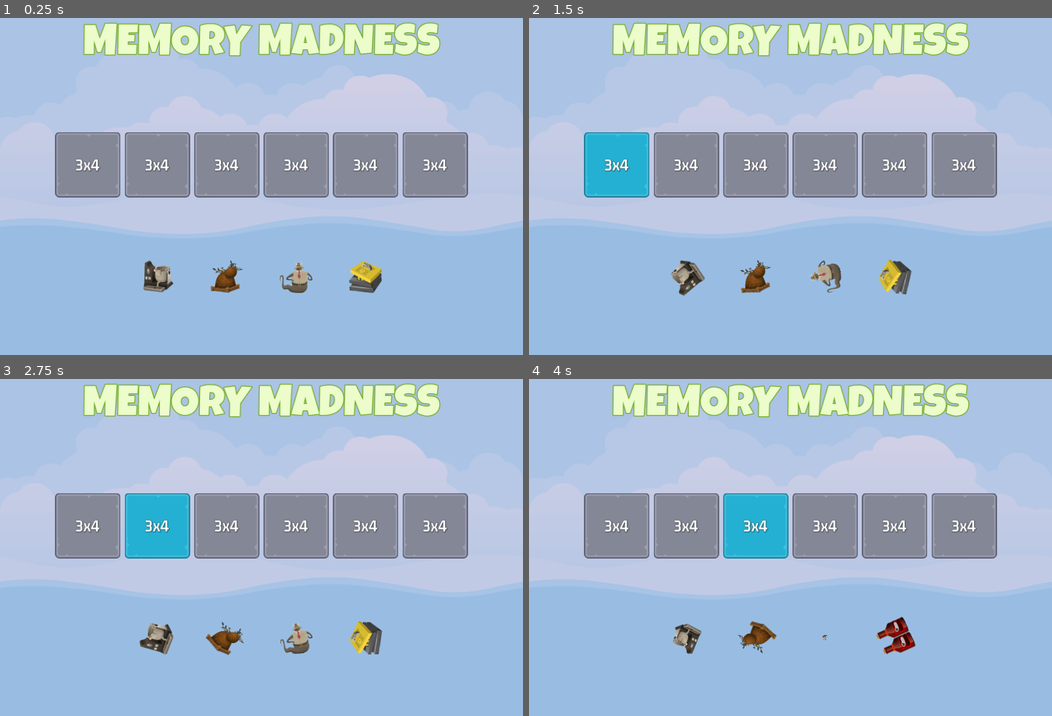
Above: before the commit, frames 1-4 (two rows, left to right).
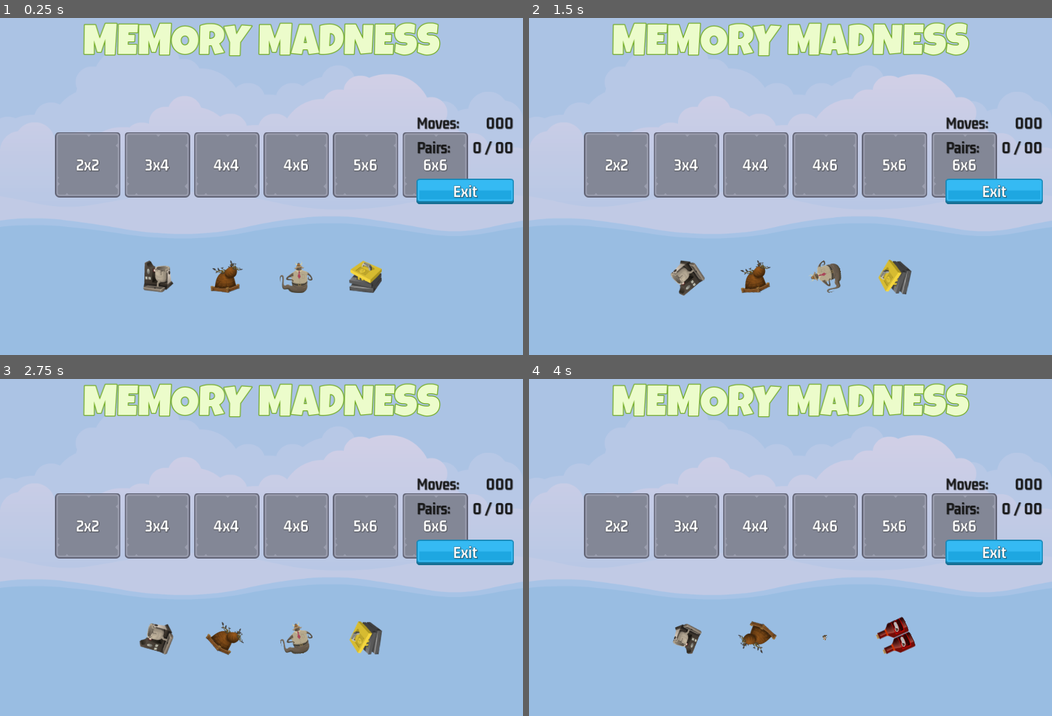
Above: after the commit, the same moments.

Repository: kphillpotts/GodotPlayground
Game: Godot game, scene res://master_scene/master_scene.tscn
Same seed, same stepped clock (60 frames per second), same inputs: the game is played once before the commit and once after it.
Inputs (mouse positions are in pixels of both pictures, inside the frame that each line leads up to):
- Up to frame 1 (0.25 s): no input
- Up to frame 2 (1.5 s): click "3x4" at 0.5 s; click "3x4" (after the commit: "2x2") at 1.25 s
- Up to frame 3 (2.75 s): click "3x4" at 2 s
- Up to frame 4 (4 s): click "3x4" at 2.75 s; click (753, 527) at 3.5 s, where only the run after the commit has a clickable "4x4"

The runs differ from the first frame. In frame 1, 2.5% of the frame differs, in the area x 14-99%, y 29-56%; in frame 2, 4.8%; in frame 3, 4.8%; in frame 4, 4.8%.

Commit message:
GameScreen

Diff:
--- /dev/null
+++ b/MemoryMadness/assets/GM_32_Dark.tres
@@ -0,0 +1,11 @@
+[gd_resource type="LabelSettings" load_steps=2 format=3 uid="uid://cex2a7ivhcf7v"]
+
+[ext_resource type="FontFile" uid="uid://b6851tbttsaeq" path="res://assets/fonts/gemunu-libre-v8-latin-700.ttf" id="1_mpk1u"]
+
+[resource]
+font = ExtResource("1_mpk1u")
+font_size = 32
+font_color = Color(0.0901961, 0.0901961, 0.0901961, 1)
+outline_size = 1
+outline_color = Color(0, 0, 0, 0.396078)
+shadow_color = Color(0, 0, 0, 0.294118)
--- /dev/null
+++ b/MemoryMadness/assets/GM_32_White.tres
@@ -0,0 +1,11 @@
+[gd_resource type="LabelSettings" load_steps=2 format=3 uid="uid://b6c0il6wlbp6v"]
+
+[ext_resource type="FontFile" uid="uid://b6851tbttsaeq" path="res://assets/fonts/gemunu-libre-v8-latin-700.ttf" id="1_xelqs"]
+
+[resource]
+font = ExtResource("1_xelqs")
+font_size = 32
+outline_size = 3
+outline_color = Color(0, 0, 0, 0.396078)
+shadow_size = 2
+shadow_color = Color(0, 0, 0, 0.294118)
--- /dev/null
+++ b/MemoryMadness/game_screen/game_screen.tscn
@@ -0,0 +1,100 @@
+[gd_scene load_steps=6 format=3 uid="uid://dydewnaunfwcy"]
+
+[ext_resource type="LabelSettings" uid="uid://cex2a7ivhcf7v" path="res://assets/GM_32_Dark.tres" id="1_e5kv7"]
+[ext_resource type="Texture2D" uid="uid://cxht45nlunmyf" path="res://assets/ui/blue_button00.png" id="2_7a6rx"]
+[ext_resource type="Texture2D" uid="uid://8dw4cvxq057f" path="res://assets/ui/yellow_button00.png" id="3_yh6ag"]
+[ext_resource type="Texture2D" uid="uid://qgn6i6libyt5" path="res://assets/ui/green_button00.png" id="4_hn6wj"]
+[ext_resource type="LabelSettings" path="res://assets/GM_32_White.tres" id="5_if7gj"]
+
+[node name="GameScreen" type="Control"]
+layout_mode = 3
+anchors_preset = 15
+anchor_right = 1.0
+anchor_bottom = 1.0
+grow_horizontal = 2
+grow_vertical = 2
+
+[node name="HB" type="HBoxContainer" parent="."]
+layout_mode = 1
+anchors_preset = 15
+anchor_right = 1.0
+anchor_bottom = 1.0
+grow_horizontal = 2
+grow_vertical = 2
+
+[node name="MC1" type="MarginContainer" parent="HB"]
+layout_mode = 2
+size_flags_horizontal = 3
+
+[node name="TileContainer" type="GridContainer" parent="HB/MC1"]
+layout_mode = 2
+size_flags_horizontal = 4
+size_flags_vertical = 4
+
+[node name="MC2" type="MarginContainer" parent="HB"]
+custom_minimum_size = Vector2(200, 2.08165e-12)
+layout_mode = 2
+theme_override_constants/margin_right = 18
+
+[node name="VBoxContainer" type="VBoxContainer" parent="HB/MC2"]
+layout_mode = 2
+size_flags_vertical = 4
+theme_override_constants/separation = 12
+
+[node name="HB" type="HBoxContainer" parent="HB/MC2/VBoxContainer"]
+layout_mode = 2
+
+[node name="Label" type="Label" parent="HB/MC2/VBoxContainer/HB"]
+layout_mode = 2
+size_flags_horizontal = 3
+text = "Moves:"
+label_settings = ExtResource("1_e5kv7")
+vertical_alignment = 1
+
+[node name="MovesLabel" type="Label" parent="HB/MC2/VBoxContainer/HB"]
+layout_mode = 2
+text = "000"
+label_settings = ExtResource("1_e5kv7")
+horizontal_alignment = 2
+vertical_alignment = 1
+
+[node name="HB2" type="HBoxContainer" parent="HB/MC2/VBoxContainer"]
+layout_mode = 2
+
+[node name="Label" type="Label" parent="HB/MC2/VBoxContainer/HB2"]
+layout_mode = 2
+size_flags_horizontal = 3
+text = "Pairs:"
+label_settings = ExtResource("1_e5kv7")
+vertical_alignment = 1
+
+[node name="PairsLabel" type="Label" parent="HB/MC2/VBoxContainer/HB2"]
+layout_mode = 2
+text = "0 / 00"
+label_settings = ExtResource("1_e5kv7")
+horizontal_alignment = 2
+vertical_alignment = 1
+
+[node name="Control" type="Control" parent="HB/MC2/VBoxContainer"]
+custom_minimum_size = Vector2(2.08165e-12, 20)
+layout_mode = 2
+
+[node name="ExitButton" type="TextureButton" parent="HB/MC2/VBoxContainer"]
+layout_mode = 2
+size_flags_horizontal = 4
+texture_normal = ExtResource("2_7a6rx")
+texture_pressed = ExtResource("3_yh6ag")
+texture_hover = ExtResource("4_hn6wj")
+
+[node name="Label" type="Label" parent="HB/MC2/VBoxContainer/ExitButton"]
+layout_mode = 1
+anchors_preset = 15
+anchor_right = 1.0
+anchor_bottom = 1.0
+grow_horizontal = 2
+grow_vertical = 2
+text = "Exit
+"
+label_settings = ExtResource("5_if7gj")
+horizontal_alignment = 1
+vertical_alignment = 1
--- a/MemoryMadness/level_button/level_button.gd
+++ b/MemoryMadness/level_button/level_button.gd
@@ -6,9 +6,13 @@
 var _level_number: int = 0
 # Called when the node enters the scene tree for the first time.
 func _ready():
-	label.text = "3x4"
+	pass
+
+func set_level_number(level_num: int) -> void:
+	_level_number = level_num
+	var l_data = GameManager.LEVELS[_level_number]
+	label.text = "%sx%s" % [l_data.rows, l_data.cols]
 
 
-# Called every frame. 'delta' is the elapsed time since the previous frame.
-func _process(delta):
-	pass
+func _on_pressed():
+	SoundManager.play_button_click(sound)
--- a/MemoryMadness/level_button/level_button.tscn
+++ b/MemoryMadness/level_button/level_button.tscn
@@ -38,3 +38,5 @@
 vertical_alignment = 1
 
 [node name="Sound" type="AudioStreamPlayer" parent="."]
+
+[connection signal="pressed" from="." to="." method="_on_pressed"]
--- /dev/null
+++ b/MemoryMadness/main_screen/main_screen.gd
@@ -0,0 +1,17 @@
+extends Control
+
+@export var level_button_scene: PackedScene
+@onready var hb_levels = $VB/HBLevels
+
+# Called when the node enters the scene tree for the first time.
+func _ready():
+	setup_grid()
+
+func create_level_button(ln: int) -> void:
+	var new_lb = level_button_scene.instantiate()
+	hb_levels.add_child(new_lb)
+	new_lb.set_level_number(ln)
+
+func setup_grid() -> void:
+	for level in GameManager.LEVELS:
+		create_level_button(level)
--- a/MemoryMadness/main_screen/main_screen.tscn
+++ b/MemoryMadness/main_screen/main_screen.tscn
@@ -1,6 +1,7 @@
-[gd_scene load_steps=5 format=3 uid="uid://b706daogkndox"]
+[gd_scene load_steps=6 format=3 uid="uid://b706daogkndox"]
 
 [ext_resource type="FontFile" uid="uid://7tldber6cqwh" path="res://assets/fonts/LuckiestGuy-Regular.ttf" id="1_s80y0"]
+[ext_resource type="Script" path="res://main_screen/main_screen.gd" id="1_vg1uh"]
 [ext_resource type="PackedScene" uid="uid://dvdrja2oj40f7" path="res://front_sprite/front_sprite.tscn" id="2_c5ali"]
 [ext_resource type="PackedScene" uid="uid://d3k63v66mfx0e" path="res://level_button/level_button.tscn" id="2_rasqu"]
 
@@ -18,6 +19,8 @@
 anchor_bottom = 1.0
 grow_horizontal = 2
 grow_vertical = 2
+script = ExtResource("1_vg1uh")
+level_button_scene = ExtResource("2_rasqu")
 
 [node name="ColorRect" type="ColorRect" parent="."]
 layout_mode = 1
@@ -56,24 +59,6 @@
 size_flags_horizontal = 4
 theme_override_constants/separation = 8
 
-[node name="LevelButton" parent="VB/HBLevels" instance=ExtResource("2_rasqu")]
-layout_mode = 2
-
-[node name="LevelButton2" parent="VB/HBLevels" instance=ExtResource("2_rasqu")]
-layout_mode = 2
-
-[node name="LevelButton3" parent="VB/HBLevels" instance=ExtResource("2_rasqu")]
-layout_mode = 2
-
-[node name="LevelButton4" parent="VB/HBLevels" instance=ExtResource("2_rasqu")]
-layout_mode = 2
-
-[node name="LevelButton5" parent="VB/HBLevels" instance=ExtResource("2_rasqu")]
-layout_mode = 2
-
-[node name="LevelButton6" parent="VB/HBLevels" instance=ExtResource("2_rasqu")]
-layout_mode = 2
-
 [node name="Spacer2" type="Control" parent="VB"]
 layout_mode = 2
 size_flags_vertical = 3
--- a/MemoryMadness/master_scene/master_scene.tscn
+++ b/MemoryMadness/master_scene/master_scene.tscn
@@ -1,7 +1,8 @@
-[gd_scene load_steps=3 format=3 uid="uid://bvevtoxcq8gyx"]
+[gd_scene load_steps=4 format=3 uid="uid://bvevtoxcq8gyx"]
 
 [ext_resource type="Texture2D" uid="uid://c5wgwfsicfyl3" path="res://assets/images/backgroundEmpty.png" id="1_kdqgw"]
 [ext_resource type="PackedScene" uid="uid://b706daogkndox" path="res://main_screen/main_screen.tscn" id="2_y6psj"]
+[ext_resource type="PackedScene" uid="uid://dydewnaunfwcy" path="res://game_screen/game_screen.tscn" id="3_aq4l6"]
 
 [node name="MasterScene" type="CanvasLayer"]
 
@@ -14,3 +15,5 @@
 texture = ExtResource("1_kdqgw")
 
 [node name="MainScreen" parent="." instance=ExtResource("2_y6psj")]
+
+[node name="GameScreen" parent="." instance=ExtResource("3_aq4l6")]
--- a/MemoryMadness/project.godot
+++ b/MemoryMadness/project.godot
@@ -17,7 +17,9 @@
 
 [autoload]
 
+GameManager="*res://signletons/game_manager.gd"
 ImageManager="*res://signletons/image_manager.gd"
+SoundManager="*res://signletons/sound_manager.gd"
 
 [display]
 
--- /dev/null
+++ b/MemoryMadness/signletons/game_manager.gd
@@ -0,0 +1,10 @@
+extends Node
+
+const LEVELS: Dictionary = {
+	1: { "rows": 2, "cols": 2 },
+	2: { "rows": 3, "cols": 4 },
+	3: { "rows": 4, "cols": 4 },
+	4: { "rows": 4, "cols": 6 },
+	5: { "rows": 5, "cols": 6 },
+	6: { "rows": 6, "cols": 6 }
+}
--- /dev/null
+++ b/MemoryMadness/signletons/sound_manager.gd
@@ -0,0 +1,27 @@
+extends Node
+
+const SOUND_MAIN_MENU = "main"
+const SOUND_IN_GAME = "ingame"
+const SOUND_SUCCESS = "success"
+const SOUND_GAME_OVER = "gameover"
+const SOUND_SELECT_TILE = "tile"
+const SOUND_SELECT_BUTTON = "button"
+
+const SOUNDS = {
+	SOUND_MAIN_MENU: preload("res://assets/sounds/bgm_action_3.mp3"),
+	SOUND_IN_GAME: preload("res://assets/sounds/bgm_action_4.mp3"),
+	SOUND_SUCCESS: preload("res://assets/sounds/sfx_sounds_fanfare3.wav"),
+	SOUND_GAME_OVER: preload("res://assets/sounds/sfx_sounds_powerup12.wav"),
+	SOUND_SELECT_TILE: preload("res://assets/sounds/sfx_sounds_impact1.wav"),
+	SOUND_SELECT_BUTTON: preload("res://assets/sounds/sfx_sounds_impact7.wav")
+}
+
+func play_sound(player: AudioStreamPlayer, key: String) -> void:
+	if SOUNDS.has(key) == false:
+		return
+	player.stop()
+	player.stream = SOUNDS[key]
+	player.play()
+
+func play_button_click(player: AudioStreamPlayer) -> void:
+	play_sound(player, SOUND_SELECT_BUTTON)
Not shown, changed: .DS_Store
Not shown, changed: MemoryMadness/.DS_Store
